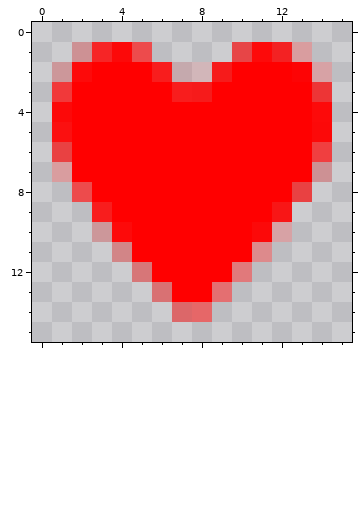
Pixel-art sprite: bomberkong/assets/sprites/t_full_heart.png. This is how it looked before the edit.
The file is 16x16 pixels. Pixels under 10% opacity are left out. Colours within 5 levels of each other are drawn and written as one.
The result:
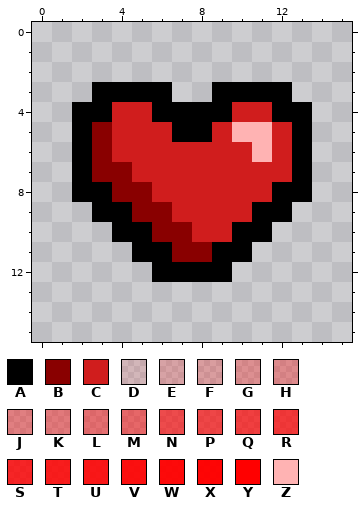
Palette (. is transparent): A #000000  B #890000  C #d01d1d  D #ff00001c  E #ff000035  F #ff00003c  G #ff00004d  H #ff000053  J #ff000061  K #ff000068  L #ff000075  M #ff00007f  N #ff0000a2  P #ff0000a8  Q #ff0000b1  R #ff0000b8  S #ff0000d1  T #ff0000db  U #ff0000e2  V #ff0000eb  W #ff0000f3  X #ff0000f9  Y #ff0000  Z #ffb3b3
The exact change:
@@ x 0..15 @@
  0 ................
- 1 ..FSWN....NWSF..
- 2 .EWYYYTDDTYYYXE.
- 3 .RYYYYYTTYYYYYR.
- 4 .WYYYYYYYYYYYYW.
- 5 .VYYYYYYYYYYYYW.
- 6 .PYYYYYYYYYYYYQ.
- 7 .FYYYYYYYYYYYYF.
- 8 ..NYYYYYYYYYYP..
- 9 ...TYYYYYYYYU...
-10 ...EWYYYYYYWE...
-11 ....GYYYYYYH....
-12 .....JYYYYK.....
-13 ......KYYL......
-14 .......LM.......
+ 1 ................
+ 2 ................
+ 3 ...AAAA..AAAA...
+ 4 ..AACCAAAACCAA..
+ 5 ..ABCCCAACZZCA..
+ 6 ..ABCCCCCCCZCA..
+ 7 ..ABBCCCCCCCCA..
+ 8 ..AABBCCCCCCAA..
+ 9 ...AABBCCCCAA...
+10 ....AABBCCAA....
+11 .....AABBAA.....
+12 ......AAAA......
+13 ................
+14 ................
 15 ................
Pixel boxes of the changes (left, top, right, bottom) in both pictures:
changed: (52, 42, 332, 322)
